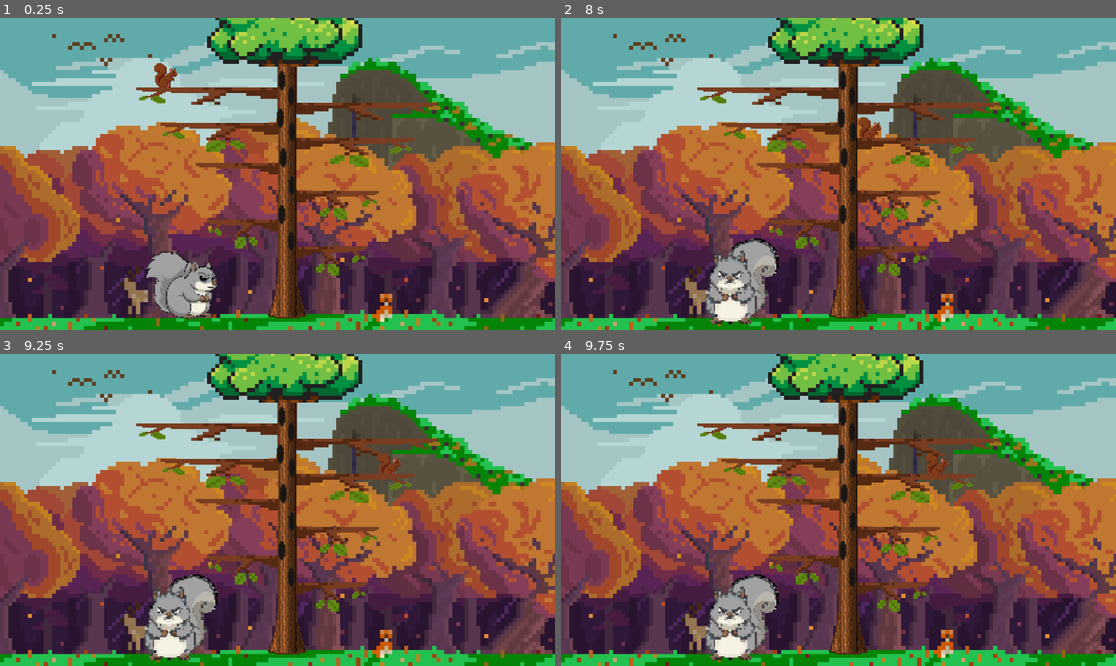
Above: before the commit, frames 1-4 (two rows, left to right).
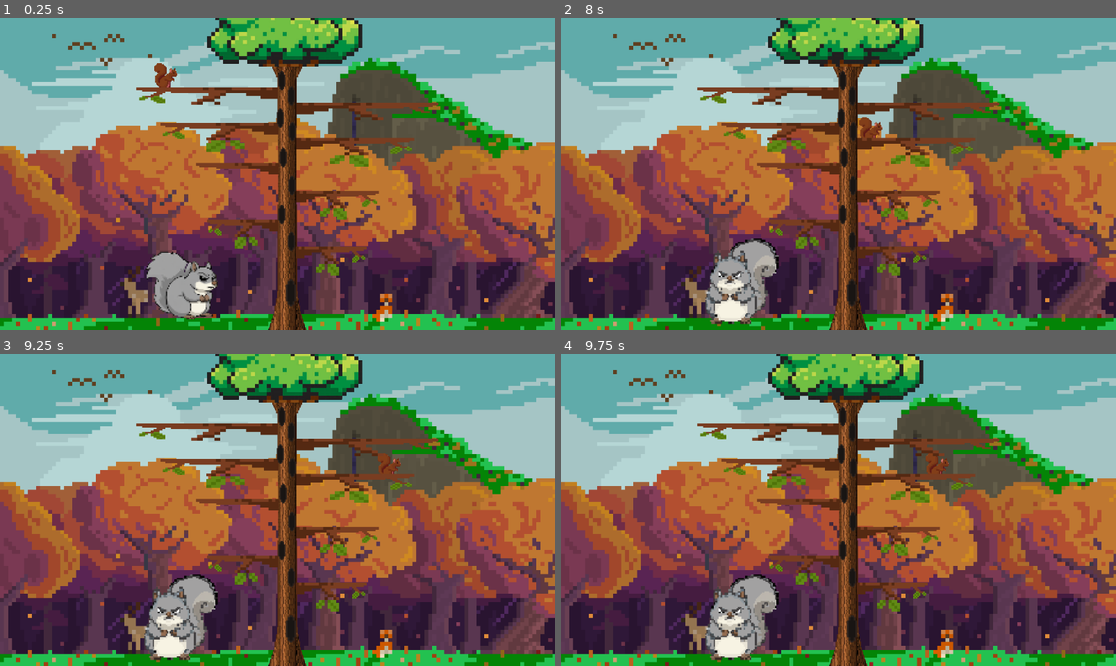
Above: after the commit, the same moments.

Repository: Ike-l/Something-Nutty
Game: Godot game, scene res://scenes/environment.tscn
The game is run twice, just before and just after one commit, with the same random seed, the same clock (stepped at 60 frames per second) and the same inputs.
Inputs:
- Up to frame 1 (0.25 s): no input
- Up to frame 2 (8 s): tap Enter (ui_accept) at 0.5, 0.77, 1.52, 3.02, 3.77, 4.52, 6.02, 6.77, 7.52 s; hold D (move_right) 0.53-2.03 s; tap F (launch_acorn) every 0.75 s from 0.6 to 7.35 s; hold L (move_left) 2.03-2.78 s; hold D (move_right) 2.78-4.28 s; hold L (move_left) 4.28-5.03 s; hold D (move_right) 5.03-5.78 s; hold L (move_left) 5.78-7.28 s; hold D (move_right) from 7.28 s (still down)
- Up to frame 3 (9.25 s): keep holding D (move_right); tap F (launch_acorn) at 8.1, 8.85 s; tap Enter (ui_accept) at 9.02 s
- Up to frame 4 (9.75 s): tap Enter (ui_accept) at 9.5 s; release D (move_right) at 9.53 s; hold L (move_left) from 9.53 s (still down); tap F (launch_acorn) at 9.6 s

The runs differ from the first frame. In frame 1, 1.0% of the frame differs, in the area x 48-56%, y 15-100%; in frame 2, 1.0%, in the area x 48-58%, y 15-100%; in frame 3, 1.0%; in frame 4, 1.0%.

Commit message:
end area

Diff:
--- a/Trunk.gd
+++ b/Trunk.gd
@@ -25,10 +25,11 @@
 	add_child(t)
 	t.start()
 
-	current_branch = (clamp(current_branch + 1, 0, 7))
+	current_branch = (clamp(current_branch + 1, 0, 8))
+
 	var node = get_node("../Branches/RigidBody2D" + str(current_branch))
+	var next_position = node.global_position
 
-	var next_position = node.global_position
 	var sir_nut: CharacterBody2D = $"../../SirNut".find_child("Sir Nut")
 
 	sir_nut.global_position = next_position
--- a/scenes/Branches.tscn
+++ b/scenes/Branches.tscn
@@ -1,9 +1,10 @@
-[gd_scene load_steps=14 format=3 uid="uid://eof2l0m70uh6"]
+[gd_scene load_steps=18 format=3 uid="uid://eof2l0m70uh6"]
 
 [ext_resource type="Texture2D" uid="uid://cijo1svyqia6p" path="res://assets/BranchEndLeaves.png" id="1_pikbw"]
 [ext_resource type="Texture2D" uid="uid://b8hnc100yr54d" path="res://assets/longBranch.png" id="1_wr6xk"]
 [ext_resource type="Texture2D" uid="uid://ui1ugkwsu5y4" path="res://assets/BranchTwigs.png" id="2_fqdss"]
 [ext_resource type="Texture2D" uid="uid://dngijidrp24kv" path="res://assets/BranchNoTwigs.png" id="3_dgup6"]
+[ext_resource type="Texture2D" uid="uid://bvrlbugtytawi" path="res://assets/hole1.png" id="5_22pnw"]
 
 [sub_resource type="RectangleShape2D" id="RectangleShape2D_fqdss"]
 size = Vector2(263.25, 24)
@@ -31,6 +32,23 @@
 
 [sub_resource type="RectangleShape2D" id="RectangleShape2D_v7vfj"]
 size = Vector2(139, 24)
+
+[sub_resource type="RectangleShape2D" id="RectangleShape2D_ip5p7"]
+size = Vector2(201.5, 10.5)
+
+[sub_resource type="RectangleShape2D" id="RectangleShape2D_0gwre"]
+size = Vector2(9, 144.5)
+
+[sub_resource type="SpriteFrames" id="SpriteFrames_mrgbw"]
+animations = [{
+"frames": [{
+"duration": 1.0,
+"texture": ExtResource("5_22pnw")
+}],
+"loop": true,
+"name": &"default",
+"speed": 5.0
+}]
 
 [node name="Branches" type="Node2D"]
 
@@ -149,3 +167,15 @@
 [node name="CollisionShape2D3" type="CollisionShape2D" parent="RigidBody2D7"]
 position = Vector2(1, 0)
 shape = SubResource("RectangleShape2D_b4cca")
+
+[node name="RigidBody2D8" type="StaticBody2D" parent="."]
+
+[node name="CollisionShape2D" type="CollisionShape2D" parent="RigidBody2D8"]
+shape = SubResource("RectangleShape2D_ip5p7")
+
+[node name="CollisionShape2D2" type="CollisionShape2D" parent="RigidBody2D8"]
+shape = SubResource("RectangleShape2D_0gwre")
+
+[node name="AnimatedSprite2D" type="AnimatedSprite2D" parent="RigidBody2D8"]
+scale = Vector2(0.35, 0.35)
+sprite_frames = SubResource("SpriteFrames_mrgbw")
--- a/scenes/environment.tscn
+++ b/scenes/environment.tscn
@@ -6,7 +6,6 @@
 [ext_resource type="PackedScene" uid="uid://bievc6vxo4bh7" path="res://scenes/nut.tscn" id="3_f0uwl"]
 [ext_resource type="Script" uid="uid://gjogryhtjxsk" path="res://Trunk.gd" id="4_hlc4h"]
 [ext_resource type="Texture2D" uid="uid://ck503fdlwvjs4" path="res://assets/DaveHoldingNut.png" id="9_80s2q"]
-[ext_resource type="Script" uid="uid://dgfx3e8typrym" path="res://scripts/animated_sir_nut.gd" id="10_1afuj"]
 [ext_resource type="Texture2D" uid="uid://dwmt7oyo786ui" path="res://assets/DaveLowNut.png" id="10_3am05"]
 [ext_resource type="Texture2D" uid="uid://deis3hppkgd6o" path="res://assets/DaveHighNut.png" id="11_1afuj"]
 [ext_resource type="Texture2D" uid="uid://d17shqv3vcr4u" path="res://assets/Treetop.png" id="11_om7ee"]
@@ -175,7 +174,7 @@
 script = ExtResource("4_hlc4h")
 
 [node name="CollisionShape2D" parent="Tree/RigidBody2D" index="0"]
-position = Vector2(1, -91)
+position = Vector2(1, -59.625)
 debug_color = Color(0, 0, 0, 1)
 
 [node name="RigidBody2D0" parent="Tree/Branches" index="0"]
@@ -292,6 +291,18 @@
 
 [node name="CollisionShape2D3" parent="Tree/Branches/RigidBody2D7" index="2"]
 position = Vector2(124, -36)
+
+[node name="RigidBody2D8" parent="Tree/Branches" index="8"]
+position = Vector2(98, 150)
+
+[node name="CollisionShape2D" parent="Tree/Branches/RigidBody2D8" index="0"]
+position = Vector2(14, 53)
+
+[node name="CollisionShape2D2" parent="Tree/Branches/RigidBody2D8" index="1"]
+position = Vector2(70, -22)
+
+[node name="AnimatedSprite2D" parent="Tree/Branches/RigidBody2D8" index="2"]
+position = Vector2(-89.99999, 0)
 
 [node name="TextureRect" type="TextureRect" parent="Tree"]
 offset_left = -678.0
--- a/scenes/tree.tscn
+++ b/scenes/tree.tscn
@@ -20,7 +20,7 @@
 "
 
 [sub_resource type="RectangleShape2D" id="RectangleShape2D_t3xqg"]
-size = Vector2(36, 454.5)
+size = Vector2(36, 517.25)
 
 [sub_resource type="SpriteFrames" id="SpriteFrames_qvbew"]
 animations = [{
--- a/scripts/sir_nut.gd
+++ b/scripts/sir_nut.gd
@@ -55,9 +55,9 @@
 		velocity.x += 1
 		new_state = animated_sir_nut.State.moving
 
-	if Input.is_action_pressed("move_down"):
-		velocity.y += 1
-		new_state = animated_sir_nut.State.moving
+	#if Input.is_action_pressed("move_down"):
+		#velocity.y += 1
+		#new_state = animated_sir_nut.State.moving
 
 	if Input.is_action_pressed("move_up"):
 		velocity.y -= 5
